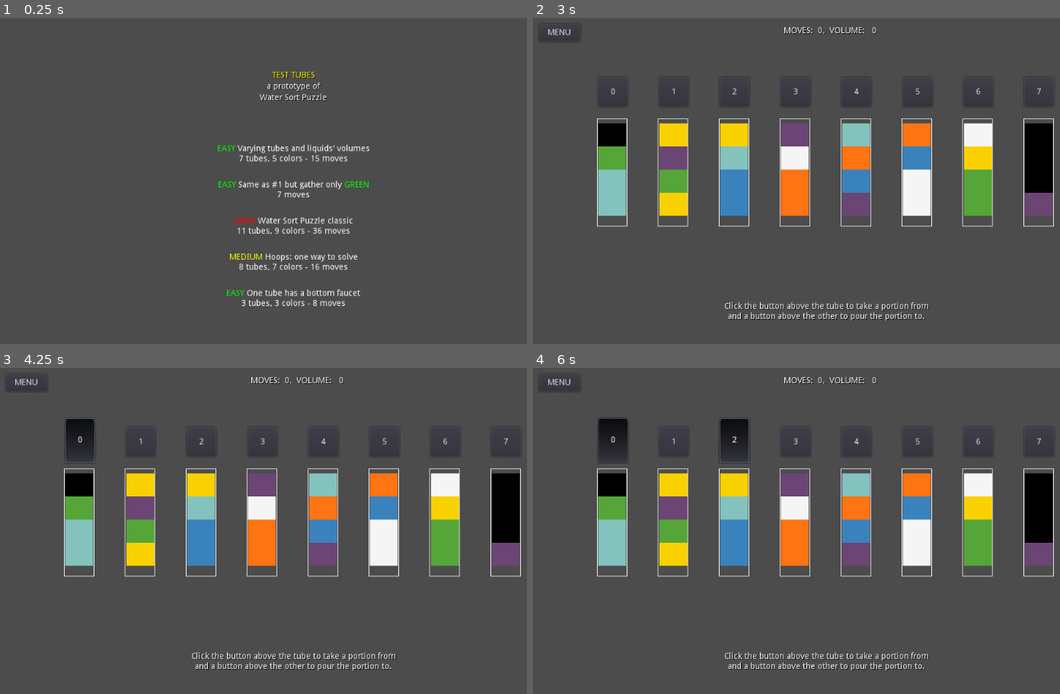
Above: before the commit, frames 1-4 (two rows, left to right).
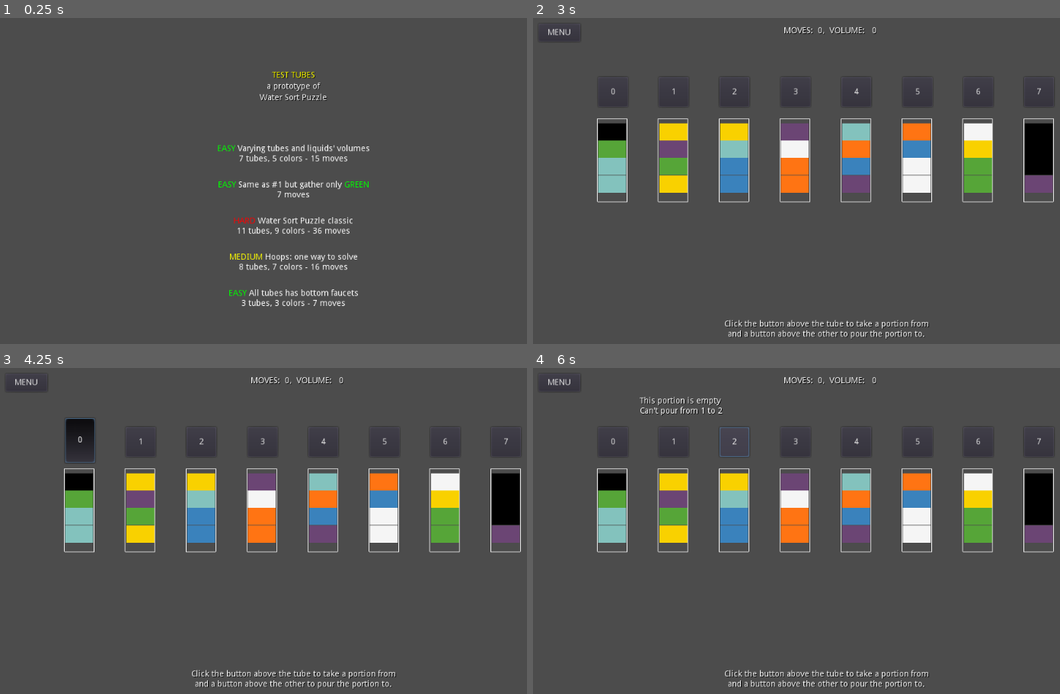
Above: after the commit, the same moments.

Repository: 1shevelov/test-tubes
Game: Godot game, scene res://scenes/Menu.tscn
Two runs of this game, one before a commit and one after it. Both use one fixed random seed, a clock stepped at 60 frames per second and the inputs below.
Inputs (mouse positions are in pixels of both pictures, inside the frame that each line leads up to):
- Up to frame 1 (0.25 s): no input
- Up to frame 2 (3 s): tap Enter at 0.5, 2 s; move the mouse to (959, 171) at 0.52 s; click (959, 171) at 0.67 s; tap Space at 1.25, 2.75 s; move the mouse to (701, 207) at 1.27 s; click (701, 207) at 1.42 s; move the mouse to (886, 112) at 2.02 s; click (886, 112) at 2.17 s; move the mouse to (796, 259) at 2.77 s; click (796, 259) at 2.92 s
- Up to frame 3 (4.25 s): click "0" at 3.5 s
- Up to frame 4 (6 s): click "1" at 4.25 s; click "1" at 5 s; click "2" at 5.75 s

The runs differ from the first frame. In frame 1, 0.3% of the frame differs, in the area x 43-69%, y 83-89%; in frame 2, 8.1%; in frame 3, 8.1%; in frame 4, 9.6%, in the area x 12-99%, y 8-99%.

Commit message:
Bottom faucets ready. JSON levels import ready - check

Diff:
--- /dev/null
+++ b/levels/level6.json
@@ -0,0 +1,24 @@
+{
+    "tubes": [
+        [0, 0, 1, 2, 5],
+	[0, 0, 5, 2, 1],
+	[0, 5, 1, 5, 2]
+    ],
+    "drains": [2, 2, 2],
+    "desc": "[center][color=lime]EASY[/color] All tubes has bottom faucets\n3 tubes, 3 colors - 7 moves[/center]",
+    "rating": [{
+        "stars": 3,
+        "moves": 7,
+        "vol": 7
+    },
+    {
+        "stars": 2,
+        "moves": 7,
+        "vol": 8
+    },
+    {
+        "stars": 1,
+        "moves": 8,
+        "vol": 9
+    }]
+}
--- a/scripts/GameScene.gd
+++ b/scripts/GameScene.gd
@@ -45,11 +45,13 @@
 func show_tubes() -> void:
 	var ROOT_SIZE : Vector2 = $"/root".get_size()
 
+	var instructions_for_drain: bool = false
 	for i in tubes_number:
 		var screen_part : float = (ROOT_SIZE.x - ROOT_SIZE.x * BORDER * 2) / tubes_number
 		var tube_center_x : float = ROOT_SIZE.x * BORDER + screen_part * (0.5 + i)
 		#print_debug("Root.x = %s, center = %s" % [ROOT_SIZE.x, tube_center_x])
-		var tube_position := Vector2(tube_center_x - TUBE_SIZE.x / 2, ROOT_SIZE.y * BORDER * 3)
+		var tube_position := Vector2(tube_center_x - TUBE_SIZE.x / 2, \
+				ROOT_SIZE.y * BORDER * 3)
 		var a_tube := TUBE_SCENE.instance()
 		a_tube.set_coords(tube_position, TUBE_SIZE)
 		tubes[i] = a_tube
@@ -58,13 +60,18 @@
 		tubes[i].update_tube(Globals.get_level().get_tube(i).get_content())
 		var button_center_pos := Vector2(tube_center_x, ROOT_SIZE.y * BORDER * 2.5)
 		tube_buttons[i] = add_button(i, false, button_center_pos)
-		var bottom_button_pos := Vector2(tube_center_x, ROOT_SIZE.y * BORDER * 4 + TUBE_SIZE.y)
+		var bottom_button_pos := Vector2(tube_center_x, ROOT_SIZE.y * BORDER \
+				* 3.7 + TUBE_SIZE.y)
 		if Globals.get_level().get_tube(i).has_drain:
+			if !instructions_for_drain:
+				instruction.set_text(instruction.get_text() + \
+					"\nButton at the bottom of a tube allows to drain a portion, but not pour in")
+				instructions_for_drain = true
 			bottom_buttons.append(add_button(i, true, bottom_button_pos))
 
 	message._set_global_position(Vector2(200, ROOT_SIZE.y * BORDER * 0.7))
 	instruction._set_global_position(Vector2(ROOT_SIZE.x / 2 \
-			- 170, ROOT_SIZE.y * BORDER * 4 + TUBE_SIZE.y))
+			- 170, ROOT_SIZE.y * BORDER * 4.5 + TUBE_SIZE.y))
 	$Counters._set_global_position(Vector2(ROOT_SIZE.x / 2 - 70, 25))
 
 
@@ -153,9 +160,9 @@
 	var rating: int = Globals.get_level().get_performance(game.get_pours(), game.get_pours_volume())
 	var stars: String = ""
 	if rating == 1:
-		stars = "a one star"
+		stars = "a ONE STAR"
 	else:
-		stars = "%s stars" % rating
+		stars = "%s STARS" % rating
 	return """%s moves and %s liquid portions poured
 earn you %s.""" % [game.get_pours(), game.get_pours_volume(), stars]
 
--- a/scripts/Globals.gd
+++ b/scripts/Globals.gd
@@ -3,8 +3,10 @@
 signal show_message(msg)
 
 const MAX_COLORS := 10
-const MAX_MOVES := 45
-const MAX_TUBE_VOLUME := 6
+# the game will finish after this number of moves
+const MAX_MOVES := 50
+const MAX_TUBE_VOLUME := 8
+const MAX_TUBES := 16
 
 const VALERIA_palette := PoolColorArray([Color8(204, 6, 5), Color8(59, 131, 189),
 	Color8(250, 210, 1), Color8(246, 246, 246), Color8(87, 166, 57),
--- a/scripts/Menu.gd
+++ b/scripts/Menu.gd
@@ -156,7 +156,7 @@
 			print_debug("Invalid rating")
 		if !l.add_rating({"stars": 2, "moves": 15, "vol": 20}):
 			print_debug("Invalid rating")
-		if !l.add_rating({"stars": 1, "moves": 36, "vol": 50}):
+		if !l.add_rating({"stars": 1, "moves": 16, "vol": 22}):
 			print_debug("Invalid rating")
 		levels.append(l)
 		#Globals.set_level(l)
@@ -196,14 +196,14 @@
 		[0, 0, 5, 2, 1],
 		[0, 5, 1, 5, 2]
 	]):
-		if !l.set_drains([false, false, true]):
+		if !l.set_drains([true, true, true]):
 			print_debug("Invalid drains array")
-		l.description = "[center][color=lime]EASY[/color] One tube has a bottom faucet\n3 tubes, 3 colors - 8 moves[/center]"
-		if !l.add_rating({"stars": 3, "moves": 8, "vol": 11}):
-			print_debug("Invalid rating")
-		if !l.add_rating({"stars": 2, "moves": 9, "vol": 13}):
-			print_debug("Invalid rating")
-		if !l.add_rating({"stars": 1, "moves": 9, "vol": 15}):
+		l.description = "[center][color=lime]EASY[/color] All tubes has bottom faucets\n3 tubes, 3 colors - 7 moves[/center]"
+		if !l.add_rating({"stars": 3, "moves": 7, "vol": 7}):
+			print_debug("Invalid rating")
+		if !l.add_rating({"stars": 2, "moves": 7, "vol": 8}):
+			print_debug("Invalid rating")
+		if !l.add_rating({"stars": 1, "moves": 8, "vol": 9}):
 			print_debug("Invalid rating")
 		levels.append(l)
 	else:
--- a/scripts/TubeButton.gd
+++ b/scripts/TubeButton.gd
@@ -29,4 +29,4 @@
 
 
 func _on_TubeButton_pressed():
-	emit_signal("but_pressed", num)
+	emit_signal("but_pressed", num, is_bottom)
--- a/scripts/level.gd
+++ b/scripts/level.gd
@@ -168,3 +168,131 @@
 	else:
 		print_debug("You shouldn't be there")
 		return false
+
+
+# input argument is a Dictionary
+func import_level(data) -> bool:
+	var MAX_DESC_SIZE: int = 160
+
+	if typeof(data) != TYPE_DICTIONARY || data.empty():
+		print_debug("Wrong data type or empty")
+		return false
+
+	if !data.has("tubes") || typeof(data.tubes) != TYPE_ARRAY || data.tubes.empty():
+		print_debug("No 'tubes' property or invalid type")
+		return false
+	if data.tubes.size() > Globals.MAX_TUBES:
+		print_debug("More then %s tubes is not allowed in level, found %s tubes" \
+				% [Globals.MAX_TUBES, data.tubes.size()])
+		return false
+	for i in data.tubes.size():
+		if typeof(data.tubes[i]) != TYPE_ARRAY || data.tubes[i].empty():
+			print_debug("Tube data is of wrong type or empty")
+			return false
+		if data.tubes.size() < 1 || data.tubes[i].size() > Globals.MAX_TUBE_VOLUME:
+			print_debug("Tube #%s has invalid size of %s" % [i, data.tubes[i].size()])
+			return false
+		for each in data.tubes[i]:
+			if typeof(each) != TYPE_REAL:
+				print_debug("Tube #%s has value of invalid type: %s" \
+						% [i, typeof(each)])
+				return false
+			if int(each) < 0 || int(each) > Globals.MAX_COLORS:
+				print_debug("Tube #%s has invalid color value %s" % [i, each])
+				return false
+
+	if data.has("drains"):
+		if typeof(data.drains) != TYPE_ARRAY:
+			print_debug("'drains' property is of invalid type")
+			return false
+		if data.drains.size() != data.tubes.size():
+			print_debug("'drains' property is of invalid type")
+			return false
+		for each in data.drains:
+			if typeof(each) != TYPE_REAL:
+				print_debug("'drains' has value of invalid type: ", typeof(each))
+				return false
+			if int(each) < 0 || int(each) > 2:
+				print_debug("'drains' has invalid value of ", each)
+				return false
+
+	if data.has("desc"):
+		if typeof(data.desc) != TYPE_STRING:
+			print_debug("'desc' property is of invalid type")
+			return false
+		if data.desc.length() > MAX_DESC_SIZE:
+			print_debug("'desc' will be truncated to %s symbols" % MAX_DESC_SIZE)
+			data.desc = data.desc.substr(0, MAX_DESC_SIZE)
+
+	if data.has("win_color"):
+		if typeof(data.win_color) != TYPE_REAL:
+			print_debug("'win_color' property is of invalid type")
+			return false
+		if data.win_color < 0 || data.win_color > Globals.MAX_COLORS:
+			print_debug("'win_color' value is invalid")
+			return false
+		var win_color_present: bool = false
+		for i in data.tubes.size():
+			for each in data.tubes[i]:
+				if each == data.win_color:
+					win_color_present = true
+		if !win_color_present:
+			print_debug("'win_color' value was not found in tubes")
+			return false
+
+	if data.has("ratings"):
+		if typeof(data.ratings) != TYPE_ARRAY:
+			print_debug("'ratings' property is of invalid type")
+			return false
+		if data.ratings.size() > 3:
+			print_debug("'ratings' property can have no more than 3 records")
+			return false
+		if !data.ratings.empty():
+			for each in data.ratings:
+				if typeof(each) != TYPE_DICTIONARY:
+					print_debug("A record has an invalid type")
+					return false
+				if !each.has("stars") || !each.has("moves"):
+					print_debug("A record should have 'stars' and 'moves' properties")
+					return false
+				if typeof(each.stars) != TYPE_REAL || typeof(each.moves) != TYPE_REAL:
+					print_debug("A record's 'stars' or 'moves' property has invalid type")
+					return false
+				if int(each.stars) < 1 || int(each.stars) > 3:
+					print_debug("A record's 'stars' property is invalid: ", each.stars)
+					return false
+				if int(each.moves) < 1:
+					print_debug("A record's 'moves' property is invalid: ", each.moves)
+					return false
+				if int(each.moves) > Globals.MAX_MOVES:
+					print_debug("A record's 'moves' property is invalid: %s, setting to max" % each.moves)
+					each.moves = Globals.MAX_MOVES
+				if each.has("vol"):
+					if typeof(each.vol) != TYPE_REAL:
+						print_debug("A record's 'vol' property has invalid type - setting to 0")
+						each.vol = 0
+					if int(each.vol) < 0:
+						print_debug("A record's 'vol' property is too small: %s, setting to 0" % each.vol)
+						each.vol = 0
+					if int(each.vol) > Globals.MAX_TUBE_VOLUME * Globals.MAX_MOVES:
+						print_debug("A record's 'vol' property is too big: %s, setting to max" % each.vol)
+						each.vol = Globals.MAX_TUBE_VOLUME * Globals.MAX_MOVES
+
+	if !set_tubes(data.tubes):
+		print_debug("Error while setting tubes, import aborted")
+		return false
+	if data.has("drains") && !set_drains(data.drains):
+		print_debug("Error while setting drains, import aborted")
+		return false
+	if data.has("desc"):
+		description = data.desc
+	if data.has("win_color"):
+		if data.win_color != 0:
+			win_condition = WIN_CONDITIONS.GATHER_ONE
+		win_color = data.win_color
+	if data.has("ratings"):
+		for each in data.ratings:
+			if !add_rating(each):
+				print_debug("Error while adding rating, import aborted")
+				return false
+	return true
--- a/scripts/tube.gd
+++ b/scripts/tube.gd
@@ -159,13 +159,13 @@
 	if is_empty():
 		return por
 	var before: Array = get_content()
-	for each in range(before.size() - 1, -1, -1):
-		if each == 0:
+	for i in range(before.size() - 1, -1, -1):
+		if before[i] == 0:
 			print_debug("It can't be true!")
-		if each != 0 && por.empty():
-			por.append(each)
-		elif each == por[0]:
-			por.append(each)
+		if before[i] != 0 && por.empty():
+			por.append(before[i])
+		elif before[i] == por[0]:
+			por.append(before[i])
 		else:
 			break
 	var after: Array = []
@@ -223,8 +223,8 @@
 	var after: Array = []
 	after.resize(before.size())
 
+	var j: int = por.size() - 1
 	for i in range(after.size() - 1, -1, -1):
-		var j: int = por.size() - 1
 		if j >= 0:
 			after[i] = por[j]
 			j -= 1
Not shown, added: levels/levels.txt
